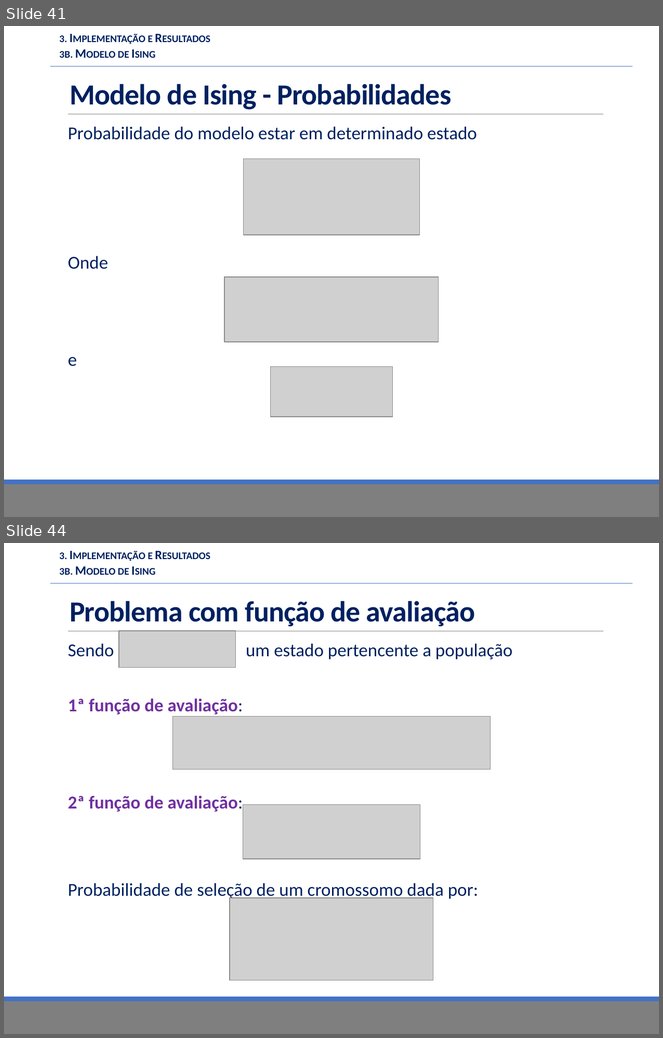
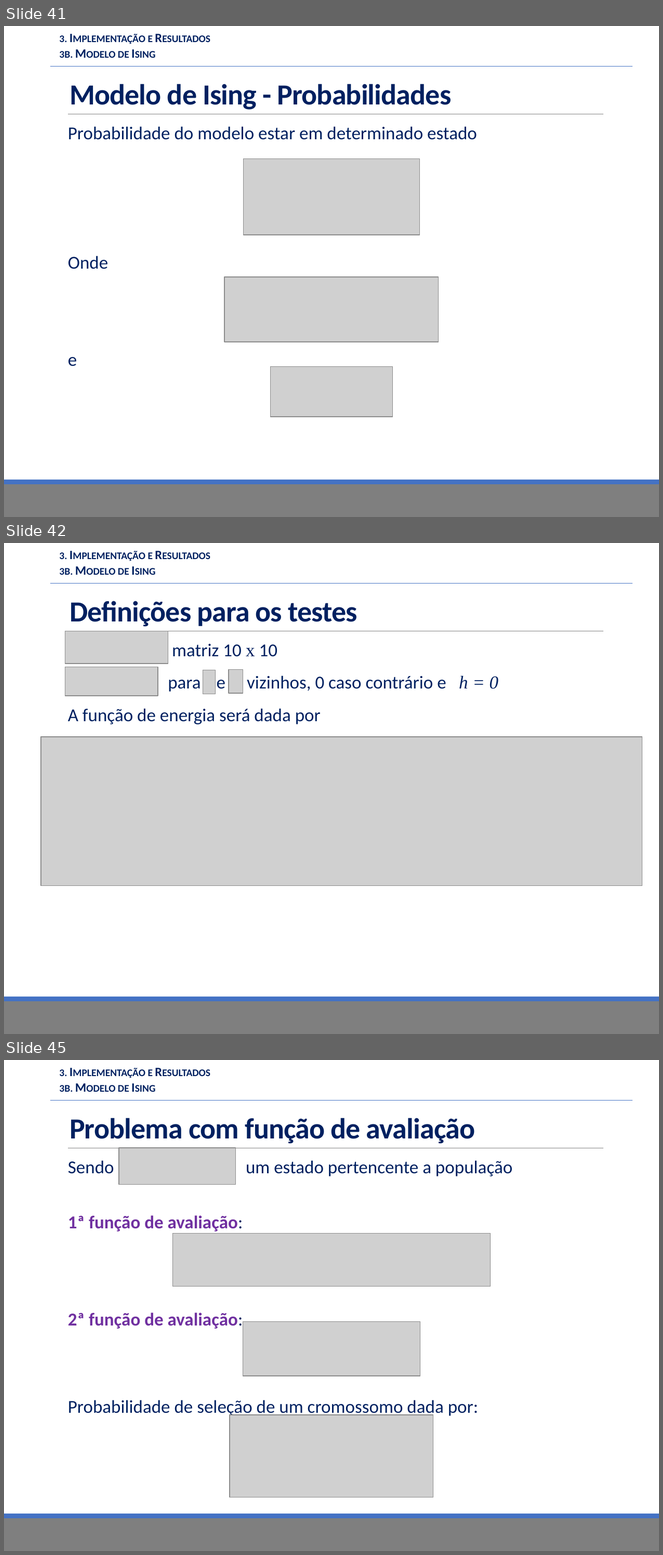
Before and after one commit to fkay/TCC-Monografia, a slide deck: Apresentação/TCC.pptx. Shown one above the other, each under a label of ours: slides 41 and 44 before the commit, slides 41, 42 and 45 after it; the slides between them are not shown. The pictures are 663x1038 and 663x1555 pixels, drawn with LibreOffice and Linux fonts; fonts in the diff are those of the drawing; grey boxes stand for pictures; background and template pictures are left out. Boxes give left, top, right and bottom in pixels: in the first picture for what was removed or moved away, otherwise in the second. Text is boxed around its words. In the diff, an @@ line names an element or a change of style, - is before the commit and + after.

```diff
--- a/Apresentação/TCC.pptx
+++ b/Apresentação/TCC.pptx
@@ slide 42 added at (4, 543, 659, 1034), background #FFFFFF; not listed: 4 template elements that a slide beside it also shows @@
@@ text added at (59, 552, 153, 575), 14 pt, text #002060, bold, small capitals @@
+3. Implementação e Resultados
+3b. Modelo de Ising
@@ title added at (70, 601, 358, 627), 32 pt, text #002060, bold @@
+Definições para os testes
@@ picture added at (65, 631, 168, 664) @@
@@ text added at (68, 644, 499, 724), 20 pt, text #002060 @@
+  matriz 10 x 10
+  para s e s’ vizinhos, 0 caso contrário e h = 0
+  A função de energia será dada por
@@ picture added at (65, 667, 158, 696) @@
@@ picture added at (203, 670, 216, 694) @@
@@ picture added at (229, 669, 243, 693) @@
@@ picture added at (41, 737, 642, 886) @@
@@ what was slide 44 is now slide 45 @@
```
Also in this commit, not shown: 3 slides changed, 3 other files.
